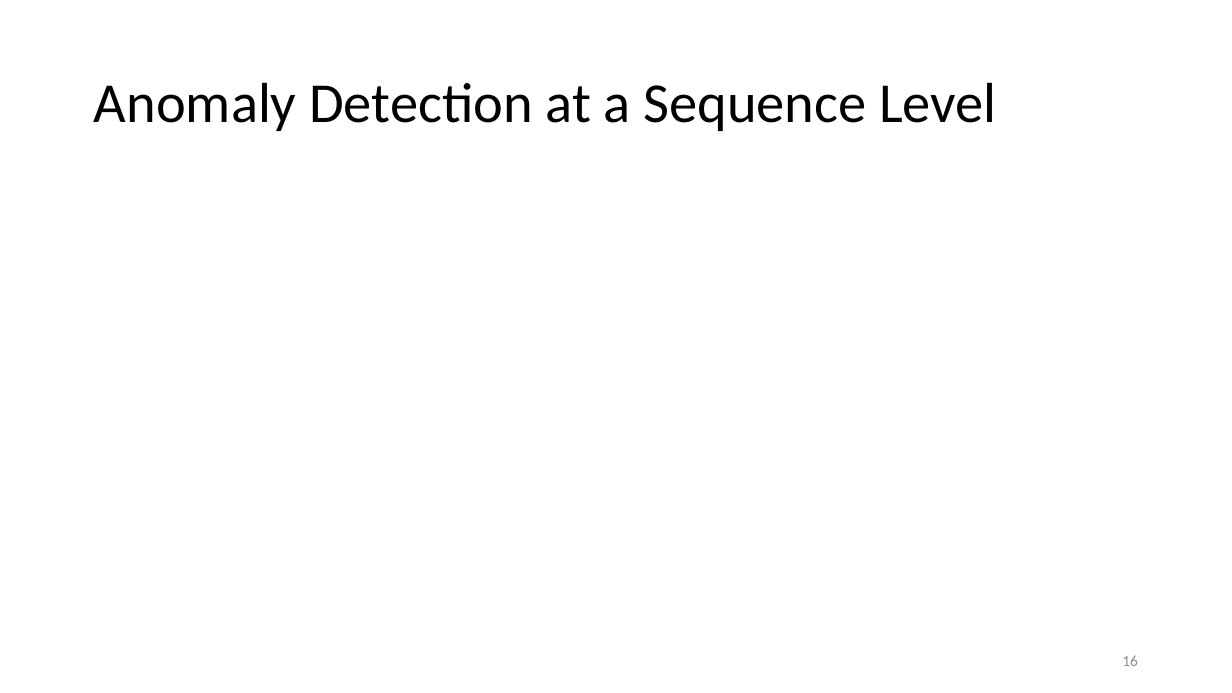
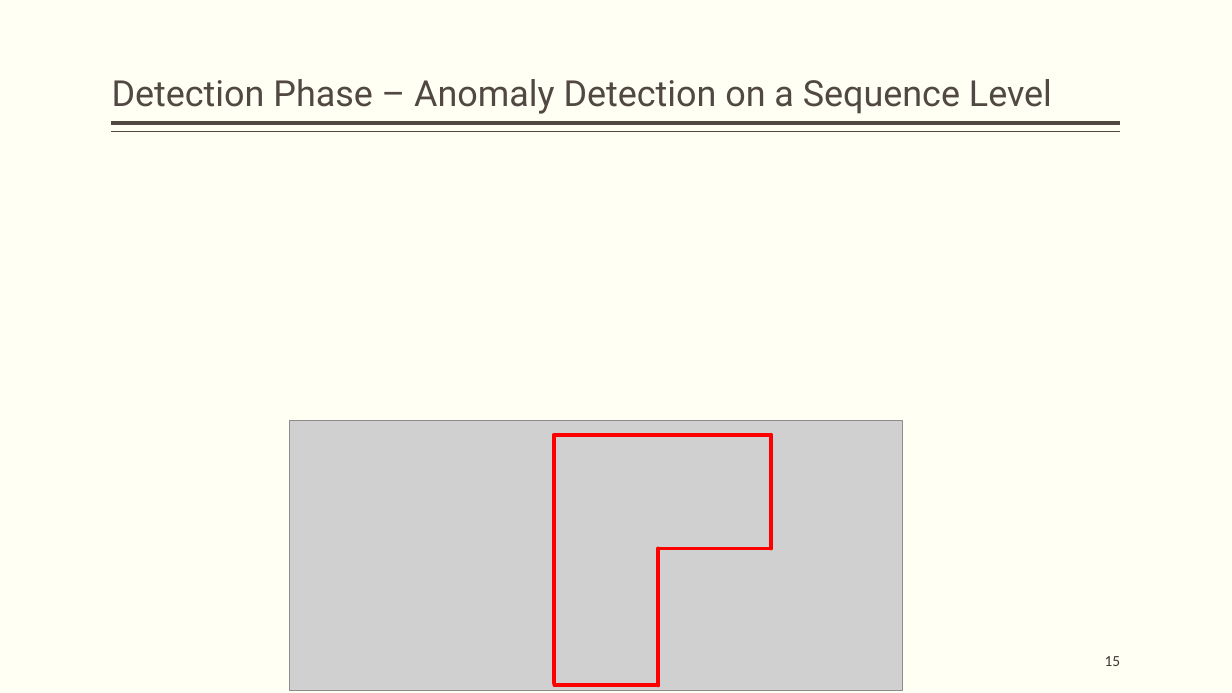
Before and after one commit to hanxiao0607/others, a slide deck: slide 15 of InterpretableSAD.pptx (slide 16 before the commit). Drawn at 1232x693 pixels with LibreOffice and Linux fonts; fonts in the diff are those of the drawing; grey boxes stand for pictures. Boxes give left, top, right and bottom in pixels: in the first picture for what was removed or moved away, otherwise in the second. Text is boxed around its words. In the diff, an @@ line names an element or a change of style, - is before the commit and + after.

```diff
--- a/InterpretableSAD.pptx
+++ b/InterpretableSAD.pptx
@@ background #FFFFFF to #FFFFF3 @@
@@ title "Detection Phase – Anomaly Detection ..." at <box>112,79,1052,114</box>: vertical alignment middle to bottom @@
@@ title at <box>112,79,1052,114</box>: text changed; size 44 to 28 pt; font Calibri to Roboto; text colour #000000 to #514843 @@
-Anomaly Detection at a Sequence Level
+Detection Phase – Anomaly Detection on a Sequence Level
@@ line added from (1121, 123) to (112, 123), #514843 3 pt @@
@@ line added from (1121, 132) to (112, 132), #514843 1 pt @@
@@ picture added at <box>289,421,903,690</box> @@
@@ line added from (555, 435) to (555, 683), #FF0000 3 pt @@
@@ line added from (771, 435) to (555, 435), #FF0000 3 pt @@
@@ line added from (771, 435) to (771, 549), #FF0000 3 pt @@
@@ line added from (771, 549) to (659, 549), #FF0000 3 pt @@
@@ line added from (659, 686) to (659, 549), #FF0000 3 pt @@
@@ page number at <box>1105,656,1121,666</box>: text changed; text colour #8C8C8C to #3D3632 @@
-16
+15
@@ line added from (657, 686) to (555, 686), #FF0000 3 pt @@
```
Also in this commit, not shown: 25 other slides changed, 5 slides added, 5 slides removed, 1 other file.
